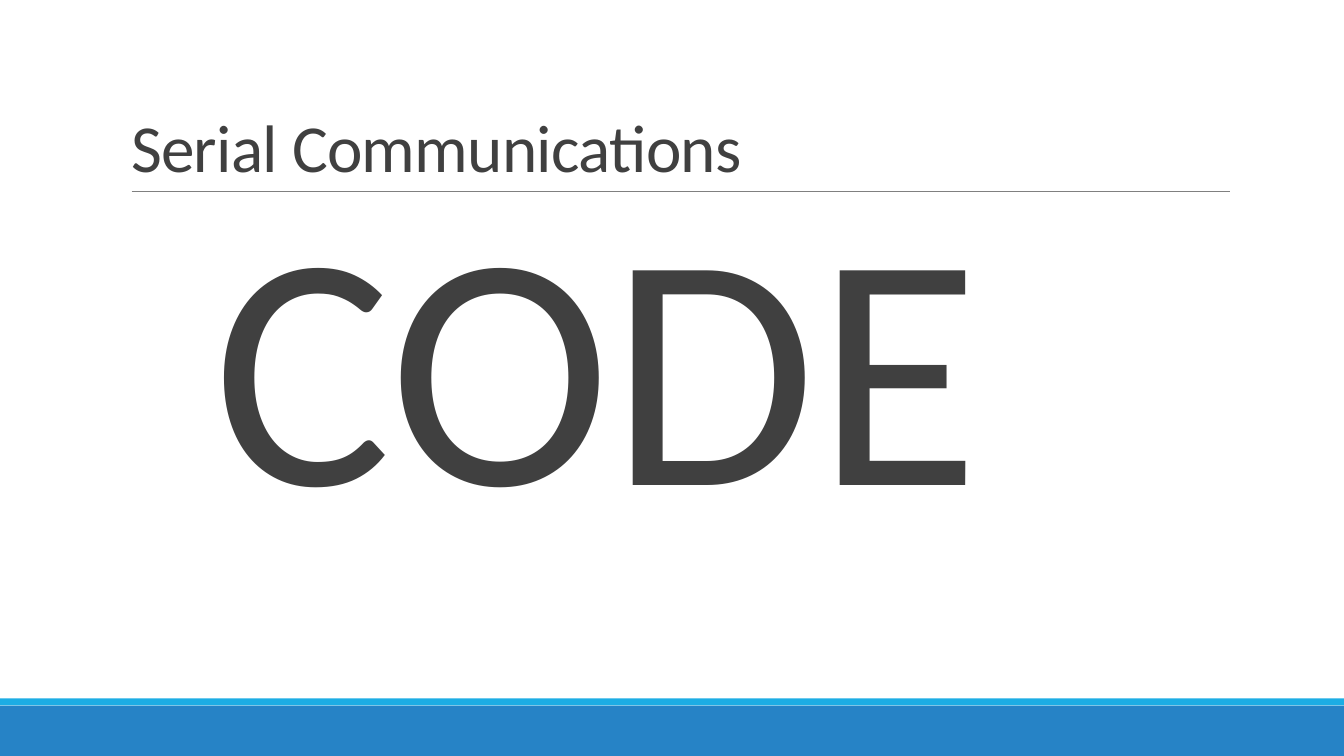
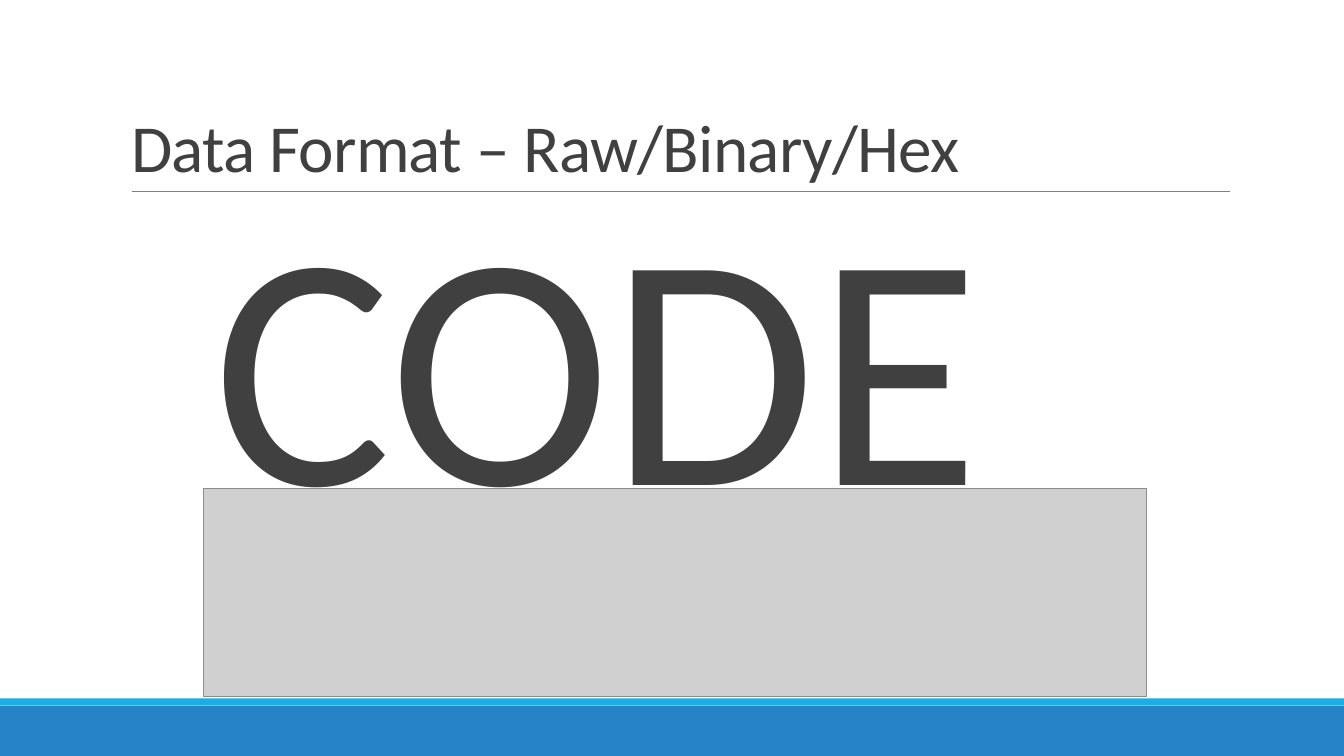
Before and after one commit to crossrulz/SerialPortNuggets, a slide deck: slide 12 of Proper Serial Port Communications.pptx (slide 10 before the commit). Drawn at 1344x756 pixels with LibreOffice and Linux fonts; fonts in the diff are those of the drawing; grey boxes stand for pictures; background and template pictures are left out. Boxes give left, top, right and bottom in pixels: in the first picture for what was removed or moved away, otherwise in the second. Text is boxed around its words. In the diff, an @@ line names an element or a change of style, - is before the commit and + after.

```diff
--- a/Proper Serial Port Communications.pptx
+++ b/Proper Serial Port Communications.pptx
@@ title at [131,125,959,183]: text changed @@
-Serial Communications
+Data Format – Raw/Binary/Hex
@@ picture added at [204,489,1146,698] @@
```
Also in this commit, not shown: 2 other slides changed, 2 slides added, 3 other files.
